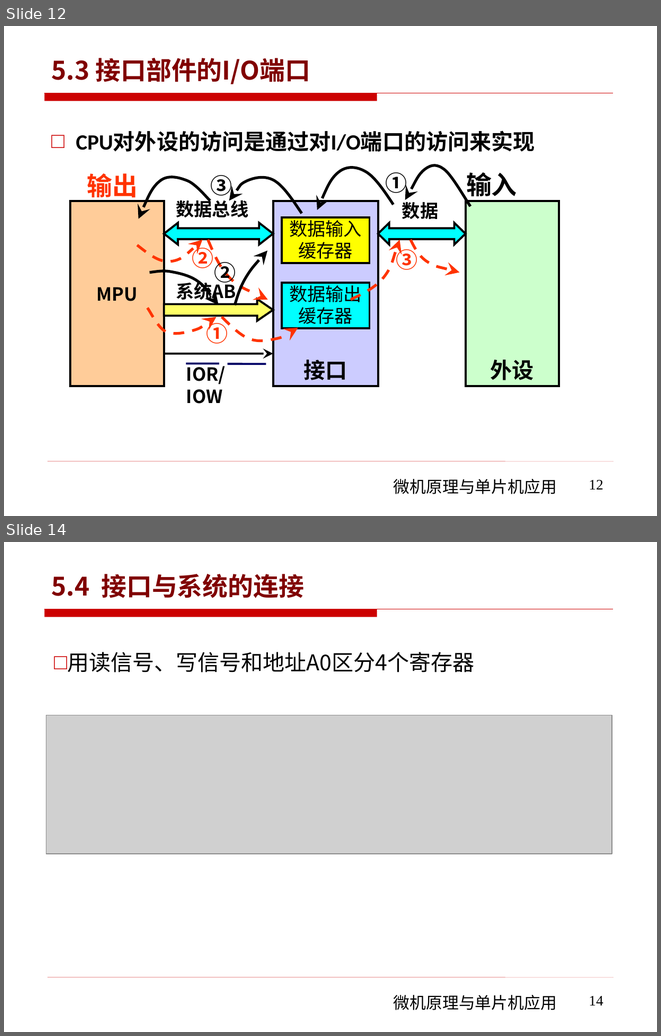
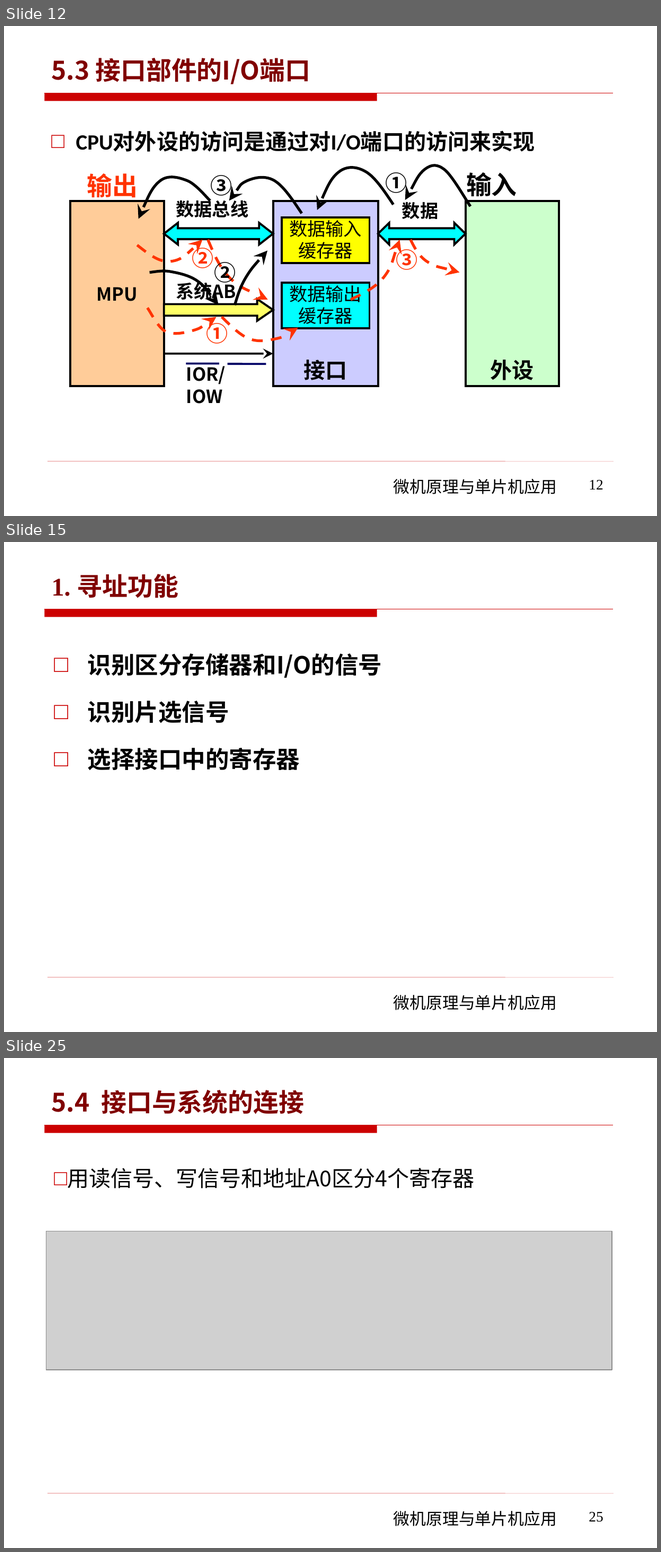
Before and after one commit to rshouc/Microcomputer, a slide deck: PPT/The Principle of Microcomputer/第五章 微机原理（微机和外设的数据传输) .pptx. Shown one above the other, each under a label of ours: slides 12 and 14 before the commit, slides 12, 15 and 25 after it; the slides between them are not shown. The pictures are 661x1036 and 661x1552 pixels, drawn with LibreOffice and Linux fonts; fonts in the diff are those of the drawing; grey boxes stand for pictures; background and template pictures are left out. Boxes give left, top, right and bottom in pixels: in the first picture for what was removed or moved away, otherwise in the second. Text is boxed around its words. In the diff, an @@ line names an element or a change of style, - is before the commit and + after.

```diff
--- a/PPT/The Principle of Microcomputer/第五章 微机原理（微机和外设的数据传输) .pptx
+++ b/PPT/The Principle of Microcomputer/第五章 微机原理（微机和外设的数据传输) .pptx
@@ slide 15 added at [4, 542, 657, 1032], background #FFFFFF; not listed: 3 template elements that a slide beside it also shows @@
@@ title added at [52, 574, 178, 598], 28 pt, text #800000, bold @@
+1. 寻址功能
@@ text added at [88, 653, 382, 770], 26 pt, text #000000 @@
+□ 识别区分存储器和I/O的信号
+□ 识别片选信号
+□ 选择接口中的寄存器
@@ what was slide 14 is now slide 25 @@
@@ page number at [589, 1512, 603, 1522]: text changed @@
-14
+25
```
Also in this commit, not shown: 2 slides changed, 10 other slides added.
